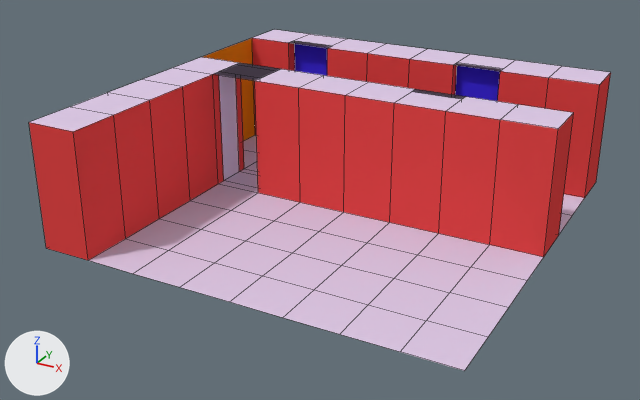
A saved change to the Blender file game/Assets/Models/Lvl3Tiles/startTile.blend.
Before and after are seen from a 50 mm camera at (18.2, -35.6, 18.2) aimed at (-0.6, -1.3, 1.0). Arrows for +X, +Y and +Z are at lower left; the lights stay in place. Mesh edges are drawn as thin lines.

Script lines for the objects in view, before the commit:
```python
mat_wall = diffuse_material('Wall')
mat_wall.base_color = (0.8, 0.0628, 0.0628)  # red #e74747
me_plane = bpy.data.meshes.new('Plane')
me_plane.from_pydata(...)  # 147 vertices, 133 faces; spans x -1.0..1.0, y -1.0..1.0, z 0.0..0.6
# faces by material slot: [78, 3, 51, 1]
me_plane.materials.append(mat_floor)  # its picture is missing
me_plane.materials.append(mat_door)  # its picture is missing
me_plane.materials.append(mat_wall)  # its picture is missing
me_plane.materials.append(mat_exit)  # its picture is missing
ob_plane = bpy.data.objects.new('Plane', me_plane)
ob_plane.location = (0.0, 0.0, 0.0)
ob_plane.scale = (10.0, 10.0, 10.0)
```
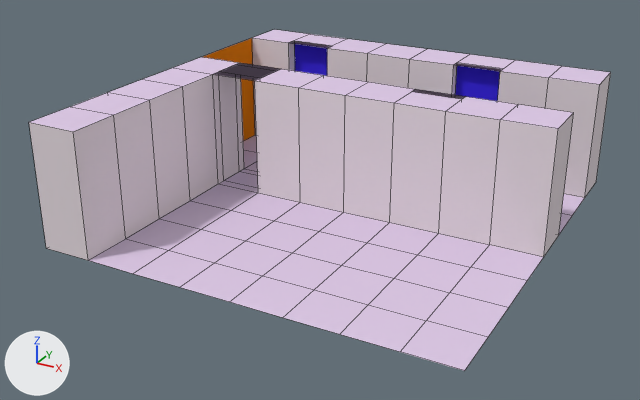
Location of each change, (x1, y1, x2, y2) in pixels of the pictures (640 x 400 px):
'Plane', recoloured (red to white)
    both: (29, 36, 611, 270)

Patch to the scene script:
```diff
--- a/game/Assets/Models/Lvl3Tiles/startTile.blend.py
+++ b/game/Assets/Models/Lvl3Tiles/startTile.blend.py
@@ mat_wall @@
 mat_wall = diffuse_material('Wall')
-mat_wall.base_color = (0.8, 0.0628, 0.0628)  # red #e74747
+mat_wall.base_color = (0.8, 0.716, 0.762)  # white #e7dce2
```
